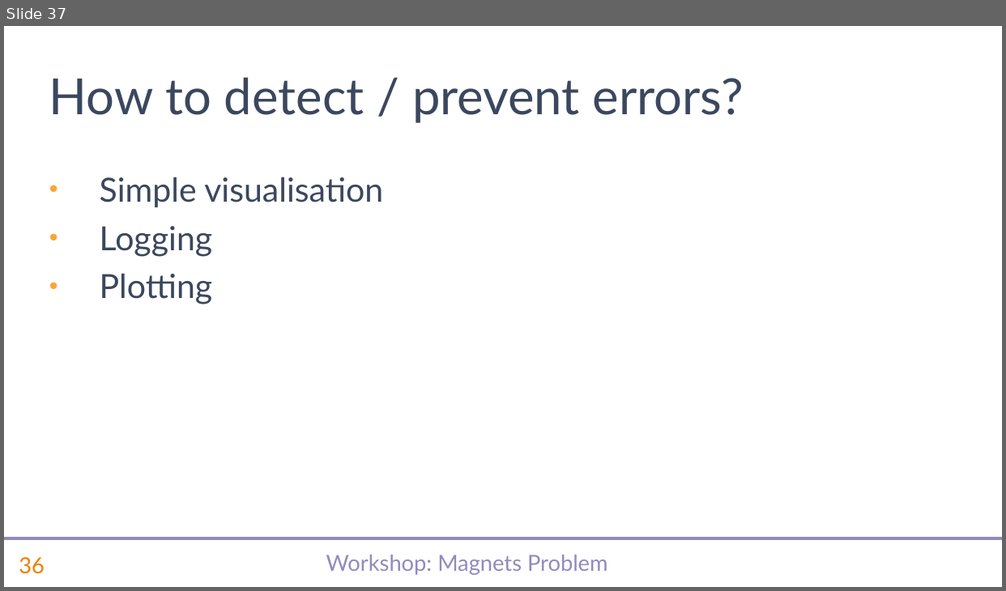
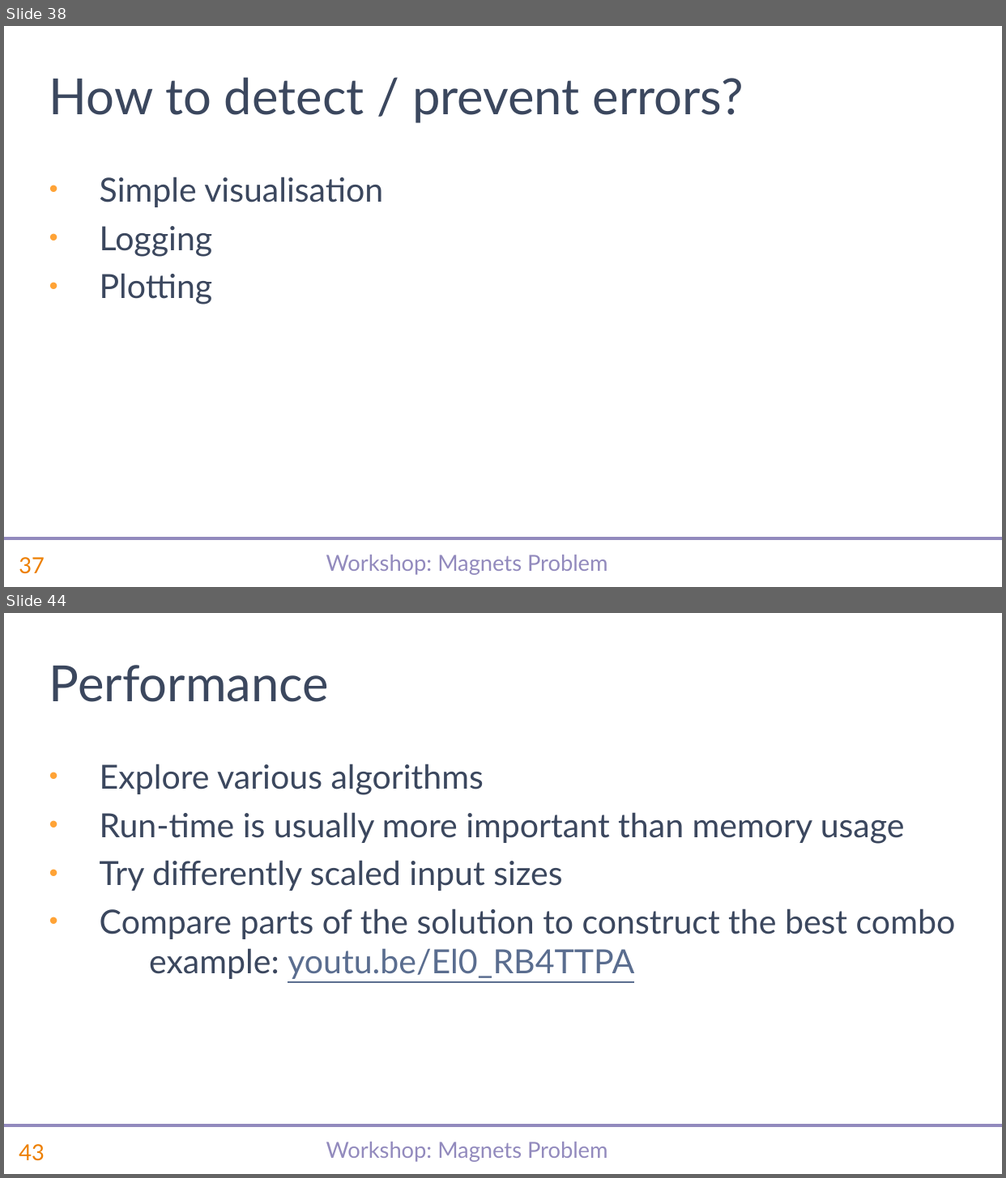
Before and after one commit to abrudz/SimCorp, a slide deck: magnets/slides.pptx. Shown one above the other, each under a label of ours: slide 37 before the commit, slides 38 and 44 after it; the slides between them are not shown. The pictures are 1006x591 and 1006x1178 pixels, drawn with LibreOffice and Linux fonts; fonts in the diff are those of the drawing; background and template pictures are left out. Boxes give left, top, right and bottom in pixels: in the first picture for what was removed or moved away, otherwise in the second. Text is boxed around its words. In the diff, an @@ line names an element or a change of style, - is before the commit and + after.

```diff
--- a/magnets/slides.pptx
+++ b/magnets/slides.pptx
@@ slide 44 added at <box>4,613,1002,1174</box>, background #FFFFFF; not listed: 3 template elements that a slide beside it also shows @@
@@ title added at <box>49,665,329,702</box>, 36 pt, text #3B475E @@
+Performance
@@ text added at <box>100,764,956,979</box>, 24 pt, text #3B475E @@
+• Explore various algorithms
+• Run-time is usually more important than memory usage
+• Try differently scaled input sizes
+• Compare parts of the solution to construct the best combo
+  example: youtu.be/El0_RB4TTPA
@@ what was slide 37 is now slide 38 @@
@@ page number at <box>19,557,44,574</box>: text changed @@
-36
+37
```
Also in this commit, not shown: 1 slide changed, 18 other slides added, 2 other files.
